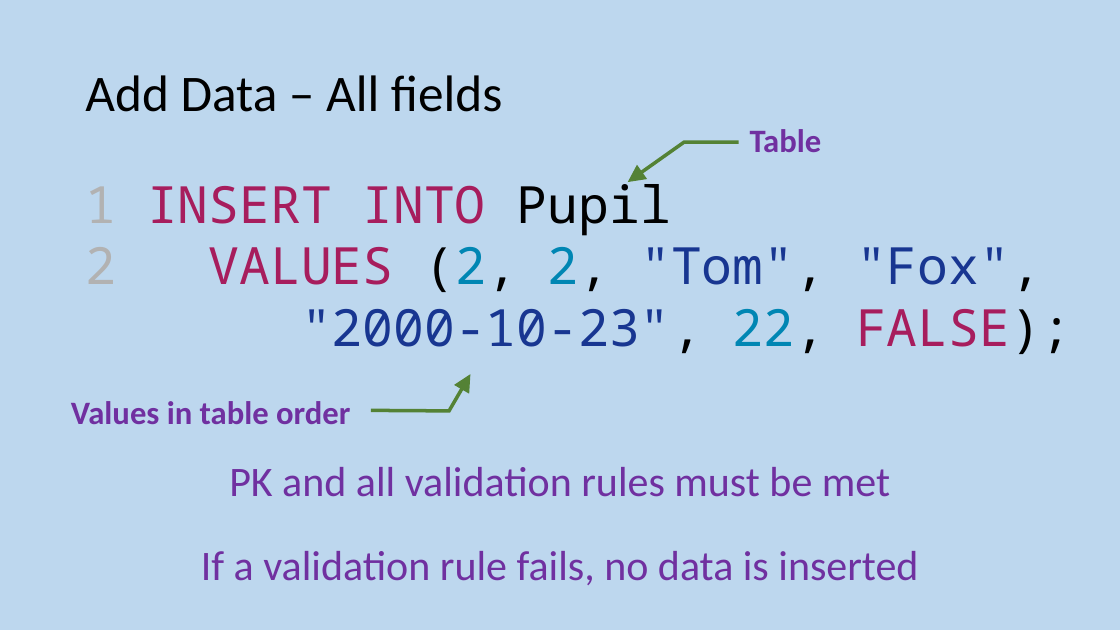
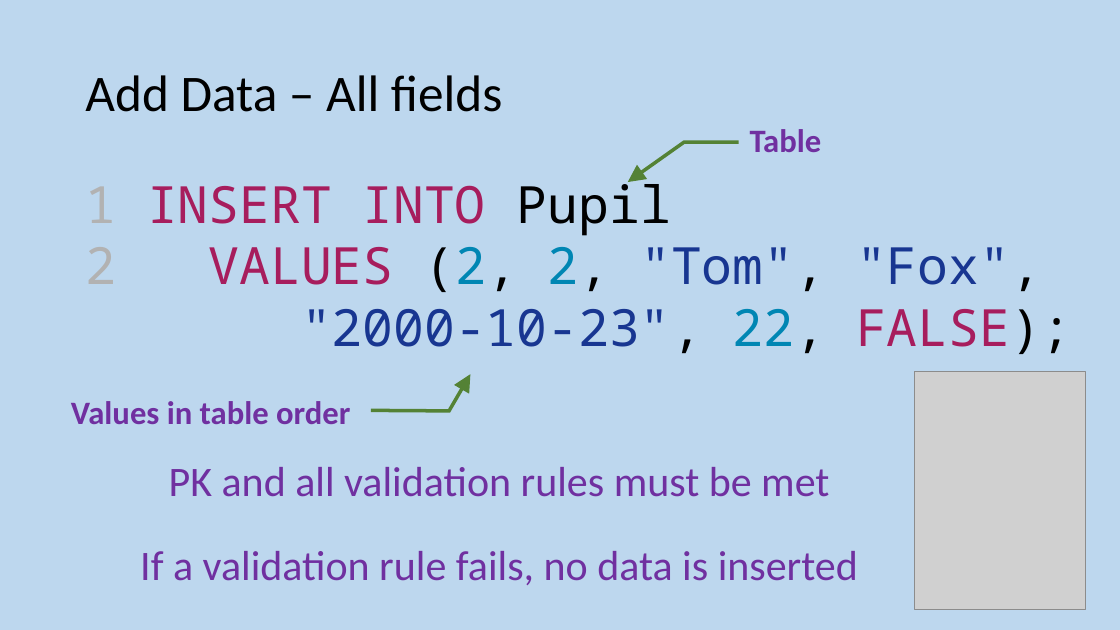
Before and after one commit to MrFriendCS/MrFriendCS.github.io, a slide deck: slide 82 of n5/ddd/N5 CS DDD Slides.pptx. Drawn at 1120x630 pixels with LibreOffice and Linux fonts; fonts in the diff are those of the drawing; grey boxes stand for pictures. Boxes give left, top, right and bottom in pixels: in the first picture for what was removed or moved away, otherwise in the second. Text is boxed around its words. In the diff, an @@ line names an element or a change of style, - is before the commit and + after.

```diff
--- a/n5/ddd/N5 CS DDD Slides.pptx
+++ b/n5/ddd/N5 CS DDD Slides.pptx
@@ picture added at (914,372,1085,610) @@
@@ text "PK and all validation rules ...": place and size @@
-text "PK and all validation rules ..." at (201,467,918,585)
+text "PK and all validation rules ..." at (140,467,858,585)
```
Also in this commit, not shown: 4 other slides changed, 27 other files.
